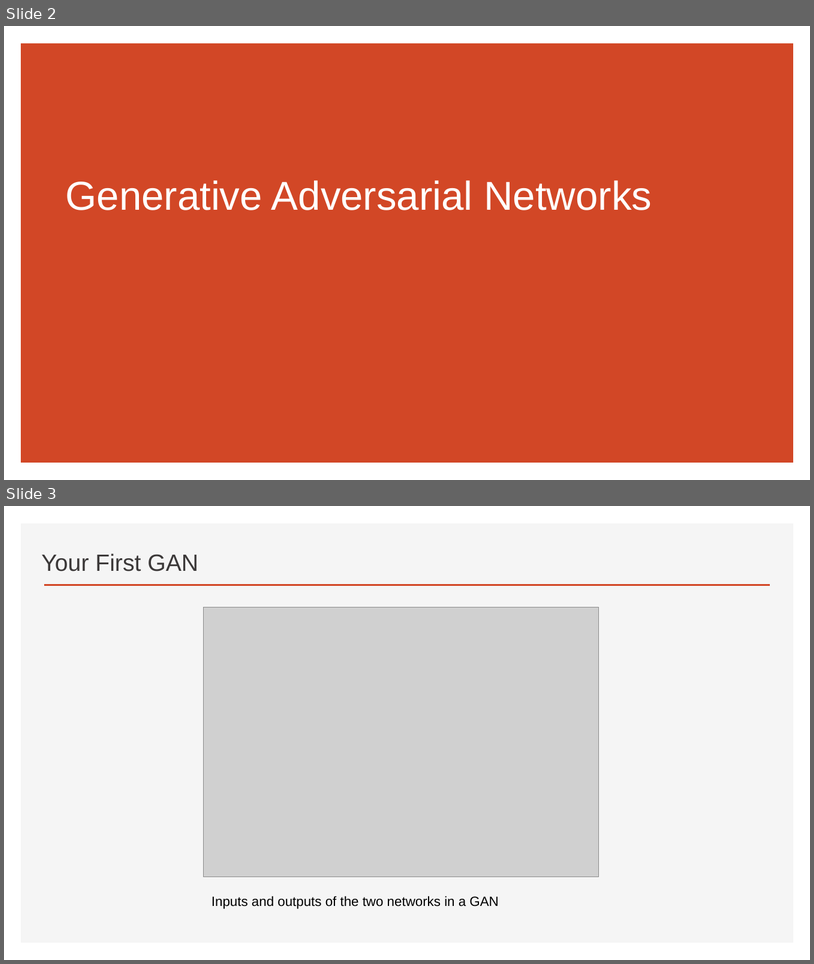
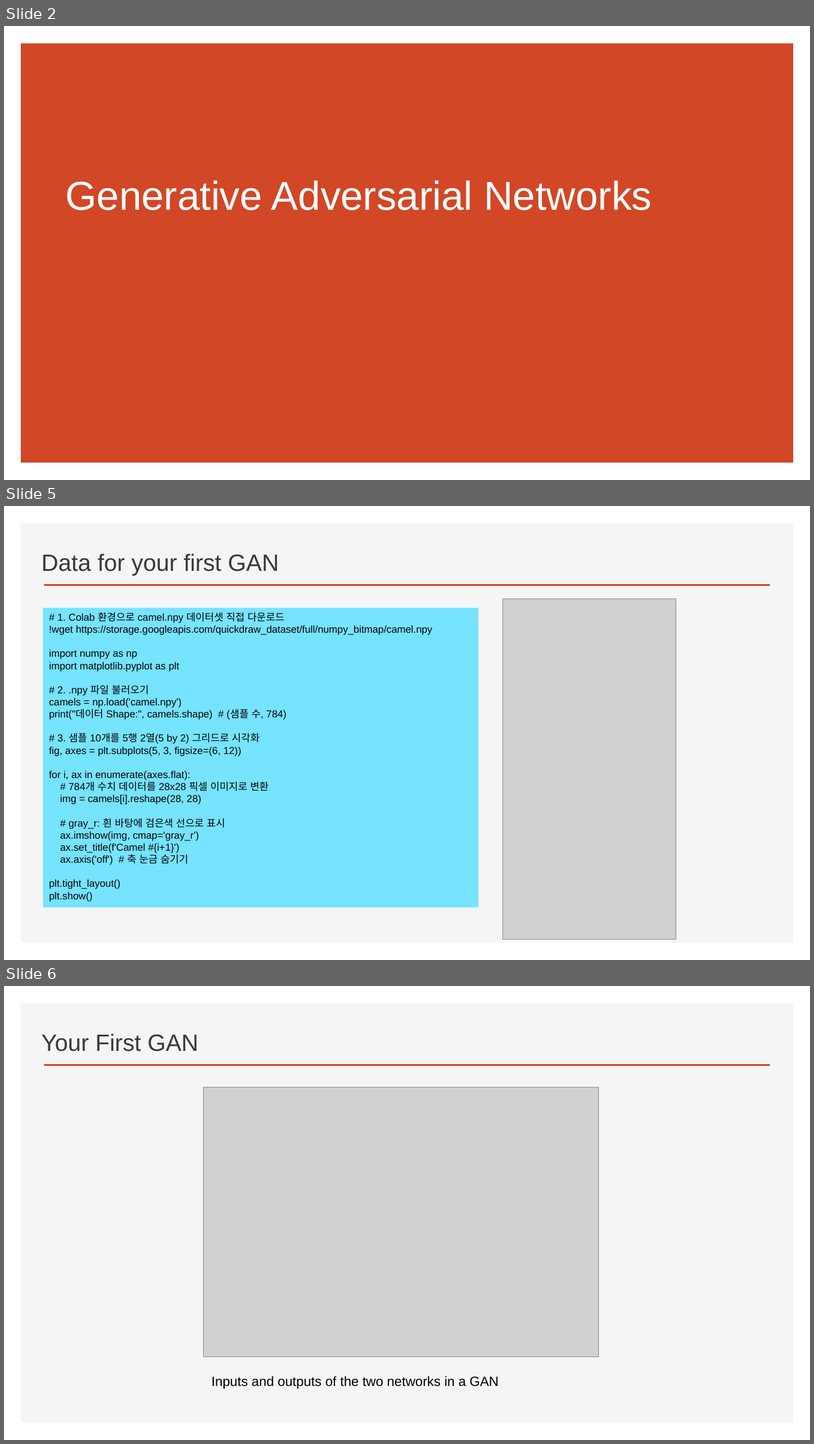
Before and after one commit to ancestor9/2026_Fall_Generative-Deep-Learning, a slide deck: Generative Adversarial Networks.pptx. Shown one above the other, each under a label of ours: slides 2 and 3 before the commit, slides 2, 5 and 6 after it; the slides between them are not shown. The pictures are 814x964 and 814x1444 pixels, drawn with LibreOffice and Linux fonts; fonts in the diff are those of the drawing; grey boxes stand for pictures; background and template pictures are left out. Boxes give left, top, right and bottom in pixels: in the first picture for what was removed or moved away, otherwise in the second. Text is boxed around its words. In the diff, an @@ line names an element or a change of style, - is before the commit and + after.

```diff
--- a/Generative Adversarial Networks.pptx
+++ b/Generative Adversarial Networks.pptx
@@ slide 5 added at [4,506,810,960], background #FFFFFF; not listed: 2 template elements that a slide beside it also shows @@
@@ text added at [41,553,279,576], 28 pt, text #3B3838 @@
+Data for your first GAN
@@ rectangle added at [44,607,479,907], fill #76E3FF, 12 pt, text #000000 @@
+# 1. Colab 환경으로 camel.npy 데이터셋 직접 다운로드
+!wget https://storage.googleapis.com/quickdraw_dataset/full/numpy_bitmap/camel.npy
+import numpy as np
+import matplotlib.pyplot as plt
+# 2. .npy 파일 불러오기
+camels = np.load('camel.npy')
+print("데이터 Shape:", camels.shape) # (샘플 수, 784)
+# 3. 샘플 10개를 5행 2열(5 by 2) 그리드로 시각화
+fig, axes = plt.subplots(5, 3, figsize=(6, 12))
+for i, ax in enumerate(axes.flat):
+# 784개 수치 데이터를 28x28 픽셀 이미지로 변환
+img = camels[i].reshape(28, 28)
+# gray_r: 흰 바탕에 검은색 선으로 표시
+ax.imshow(img, cmap='gray_r')
+ax.set_title(f'Camel #{i+1}')
+ax.axis('off') # 축 눈금 숨기기
+plt.tight_layout()
+plt.show()
@@ picture added at [503,598,676,939] @@
@@ what was slide 3 is now slide 6 @@
```
Also in this commit, not shown: 2 other slides added.
